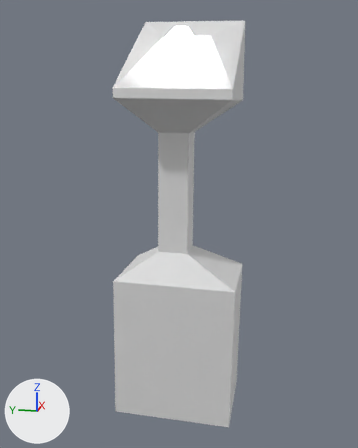
Two versions of the glTF model public/Models/Buttons/button2.glb, one commit apart.
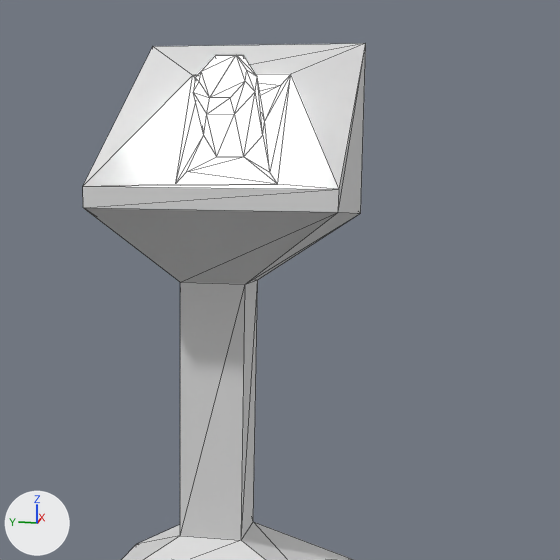
Each version is shown whole from a 50 mm camera at (-192.34, 0.23, 5.96) aimed at (-181.02, 2.49, 3.13), then close up on the part from 21% to 94% of the width and 0% to 59% of the height. The lights are fixed; the arrows at lower left show +X, +Y and +Z. The close-ups show mesh edges as thin lines. Where no turn or scale is listed for an object, it has been applied to the vertices.

In view in the first close-up: 'BehanceButton'.
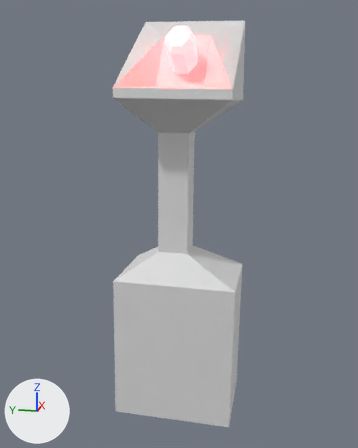
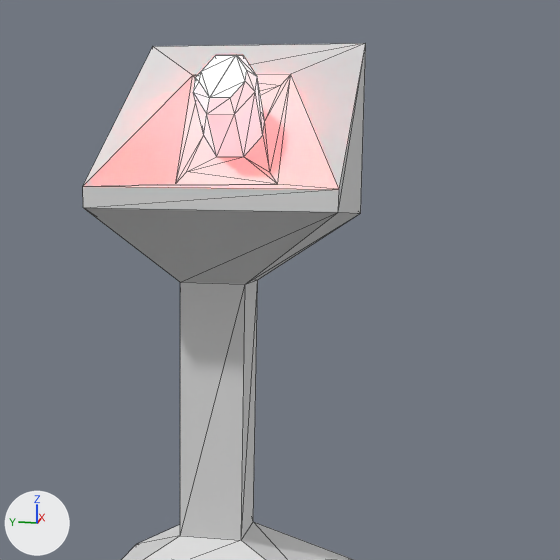
Location of each change, [x1, y1, x2, y2] in pixels of the close-ups (560 x 560 px):
'BehanceButton', recoloured, surface changed: [83, 50, 354, 192] in both

The change, as a diff of the scene's bpy script:
```diff
--- a/public/Models/Buttons/button2.glb.py
+++ b/public/Models/Buttons/button2.glb.py
@@ mat_button @@
 mat_button.roughness = 0.0
-mat_button.emission_strength = 6.583
+mat_button.emission_strength = 18.0
+mat_button.emission_color = (1.0, 0.0185, 0.0185)  # red #ff2525
```
